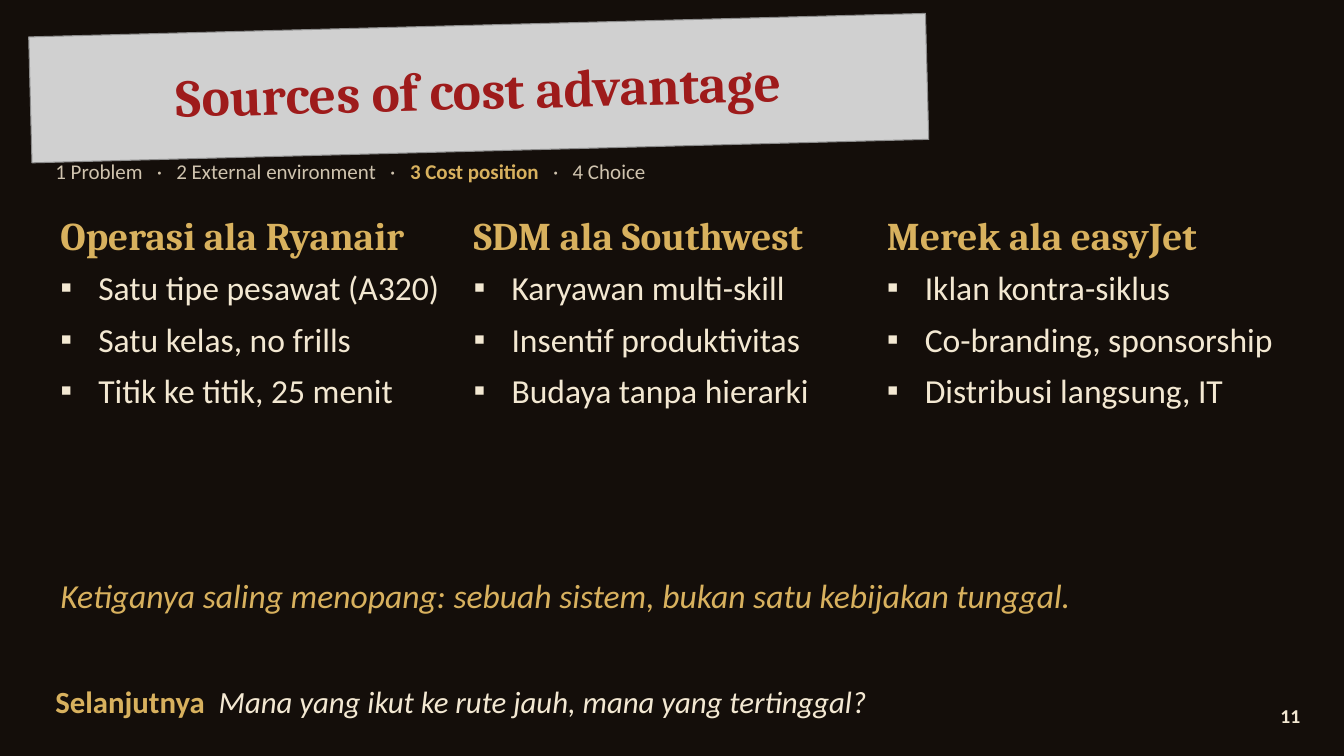
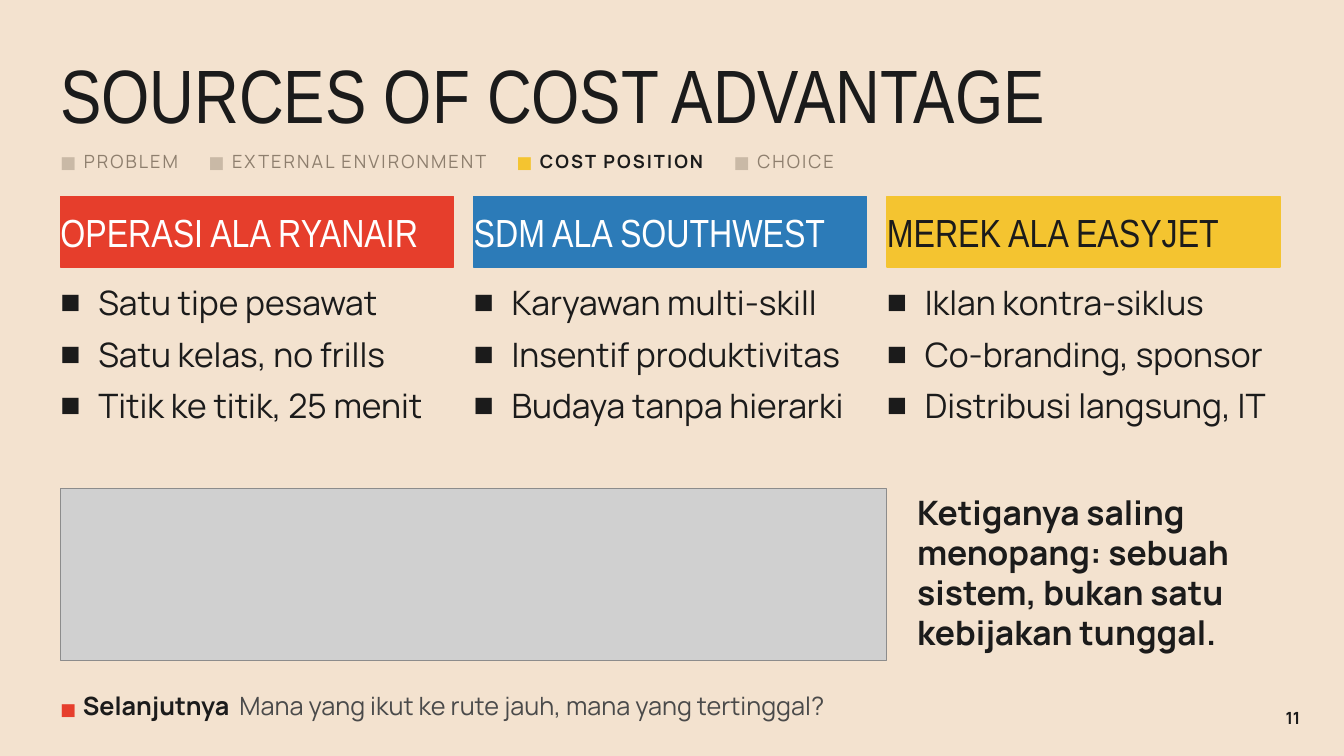
Before and after one commit to aslihabnuri/Dom-Manipulation, a slide deck: slide 11 of strategic-management/airasia-case/SMJKT_Group 3_Aslih_Case AirAsia.pptx. Drawn at 1344x756 pixels with LibreOffice and Linux fonts; fonts in the diff are those of the drawing; grey boxes stand for pictures; background and template pictures are left out. Boxes give left, top, right and bottom in pixels: in the first picture for what was removed or moved away, otherwise in the second. Text is boxed around its words. In the diff, an @@ line names an element or a change of style, - is before the commit and + after.

```diff
--- a/strategic-management/airasia-case/SMJKT_Group 3_Aslih_Case AirAsia.pptx
+++ b/strategic-management/airasia-case/SMJKT_Group 3_Aslih_Case AirAsia.pptx
@@ background picture (left out) to #F3E2CF @@
@@ picture removed at (29, 13, 929, 163) @@
@@ text "SOURCES OF COST ADVANTAGE" at (60, 70, 1045, 124): rotation 358 to 0 degrees @@
@@ text at (60, 70, 1045, 124): text changed; size 38 to 54 pt; font Cambria to Arial Narrow; text colour #9E1B1B to #1B1B1B; bold off @@
-Sources of cost advantage
+SOURCES OF COST ADVANTAGE
@@ text at (84, 154, 834, 169): text changed; size 15 to 13 pt; font Calibri to Manrope; text colour #CFC3AE to #8E7F6E @@
-1 Problem · 2 External environment · 3 Cost position · 4 Choice
+■ PROBLEM ■ EXTERNAL ENVIRONMENT ■ COST POSITION ■ CHOICE
@@ rectangle added at (60, 197, 454, 267), fill #E63E2C, outline #E63E2C 1 pt @@
@@ rectangle added at (474, 197, 867, 267), fill #2C7BB8, outline #2C7BB8 1 pt @@
@@ rectangle added at (887, 197, 1280, 267), fill #F4C430, outline #F4C430 1 pt @@
@@ text at (60, 219, 418, 248): text changed; font Cambria to Arial Narrow; text colour #D8B15E to #FFFFFF; bold off @@
-Operasi ala Ryanair
+OPERASI ALA RYANAIR
@@ text at (474, 219, 825, 248): text changed; font Cambria to Arial Narrow; text colour #D8B15E to #FFFFFF; bold off @@
-SDM ala Southwest
+SDM ALA SOUTHWEST
@@ text at (887, 219, 1219, 248): text changed; font Cambria to Arial Narrow; text colour #D8B15E to #1B1B1B; bold off @@
-Merek ala easyJet
+MEREK ALA EASYJET
@@ text "Satu tipe pesawat": place and size @@
-text "Satu tipe pesawat" at (98, 275, 439, 407)
+text "Satu tipe pesawat" at (98, 290, 423, 422)
@@ text at (98, 290, 377, 323): text changed; font Calibri to Manrope; text colour #F3E8D2 to #1B1B1B @@
-▪ Satu tipe pesawat (A320)
+■ Satu tipe pesawat
@@ text "Karyawan multi-skill": place and size @@
-text "Karyawan multi-skill" at (512, 276, 809, 409)
+text "Karyawan multi-skill" at (512, 290, 843, 426)
@@ text "Karyawan multi-skill" at (512, 290, 843, 426): font Calibri to Manrope, text colour #F3E8D2 to #1B1B1B; bullet ▪ to ■ @@
@@ text "Iklan kontra-siklus": place and size @@
-text "Iklan kontra-siklus" at (925, 276, 1272, 409)
+text "Iklan kontra-siklus" at (925, 290, 1266, 427)
@@ text at (925, 290, 1266, 427): font Calibri to Manrope, text colour #F3E8D2 to #1B1B1B in "Iklan kontra-siklus", "Distribusi langsung, IT"; bullet ▪ to ■ @@
@@ text at (98, 342, 423, 422): font Calibri to Manrope, text colour #F3E8D2 to #1B1B1B in "Satu kelas, no frills", "Titik ke titik, 25 menit"; bullet ▪ to ■ @@
@@ text at (925, 342, 1263, 376): text changed; font Calibri to Manrope; text colour #F3E8D2 to #1B1B1B @@
-▪ Co-branding, sponsorship
+■ Co-branding, sponsor
@@ text "Ketiganya saling menopang: sebuah sistem, ...": place and size @@
-text "Ketiganya saling menopang: sebuah sistem, ..." at (60, 584, 1070, 614)
+text "Ketiganya saling menopang: sebuah sistem, ..." at (917, 500, 1228, 654)
@@ text "Ketiganya saling menopang: sebuah sistem, ..." at (917, 500, 1228, 654): font Calibri to Manrope, text colour #D8B15E to #1B1B1B, bold on, italic off; vertical alignment top to middle @@
@@ picture added at (60, 489, 887, 660) @@
@@ text at (83, 696, 824, 722): text changed; size 22 to 18 pt; font Calibri to Manrope; text colour #F3E8D2 to #4A4A4A; italic off @@
-Selanjutnya Mana yang ikut ke rute jauh, mana yang tertinggal?
+■ Selanjutnya Mana yang ikut ke rute jauh, mana yang tertinggal?
@@ text "11" at (1286, 712, 1301, 724): size 14 to 12 pt, font Calibri to Manrope, text colour #F3E8D2 to #1B1B1B @@
```
Also in this commit, not shown: 19 other slides changed, 24 other files.
